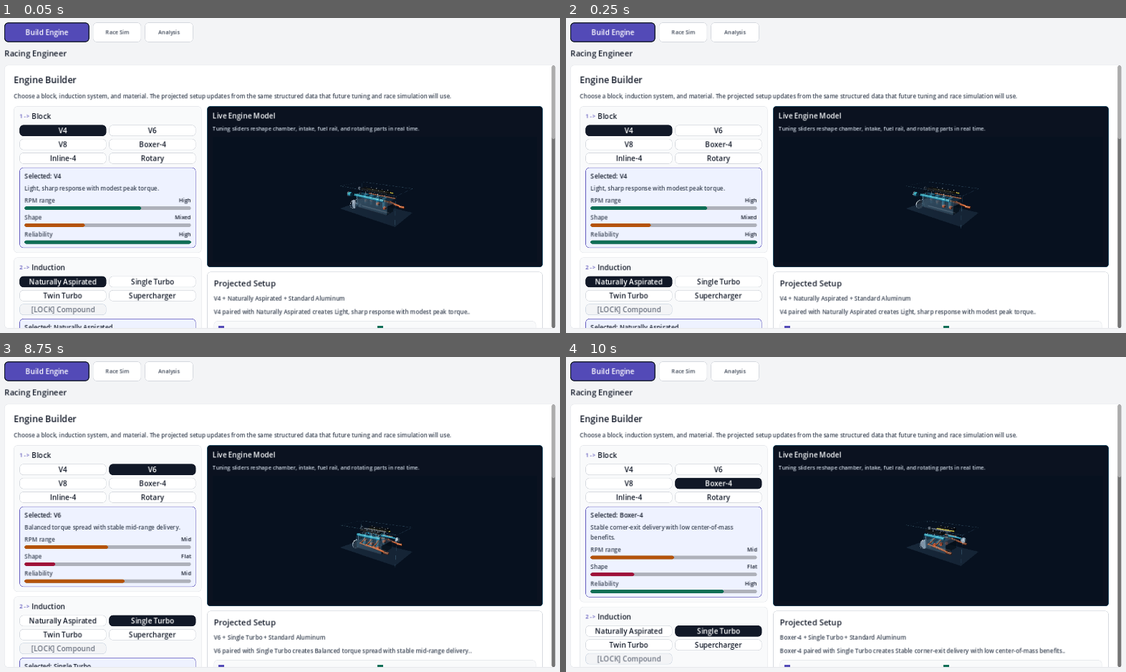
Above: before the commit, frames 1-4 (two rows, left to right).
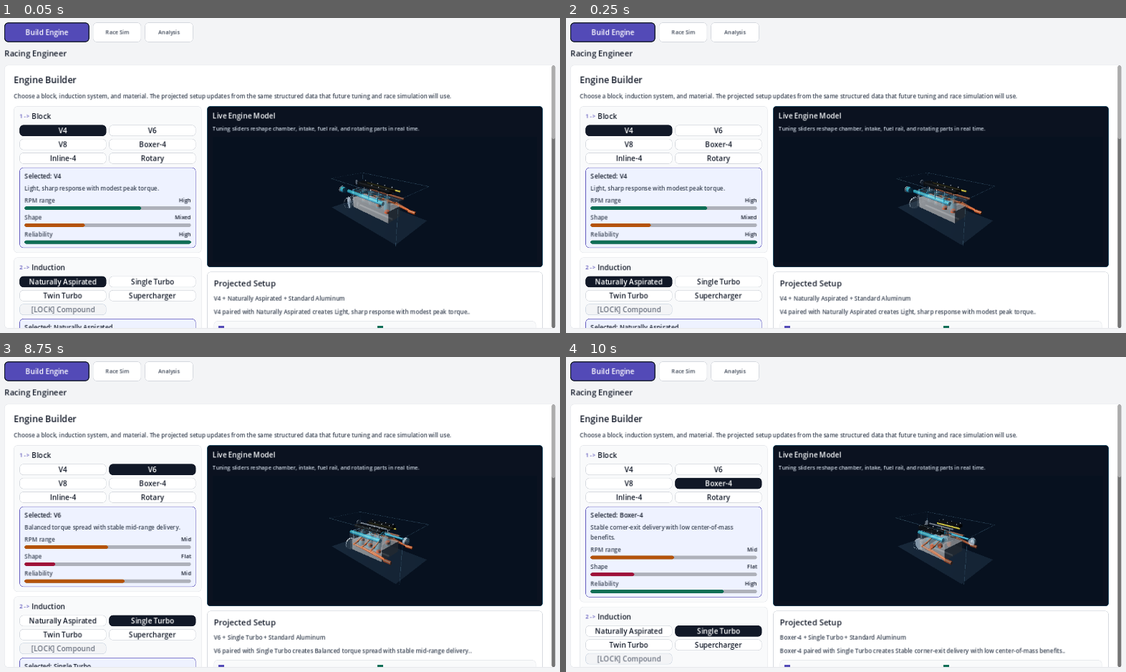
Above: after the commit, the same moments.

Repository: k15974973/racing-engineer
Game: Godot game, scene res://scenes/Main.tscn
Two runs of this game, one before a commit and one after it. Both use one fixed random seed, a clock stepped at 60 frames per second and the inputs below.
Inputs:
- Up to frame 1 (0.05 s): no input
- Up to frame 2 (0.25 s): no input
- Up to frame 3 (8.75 s): click "Single Turbo" at 0.5 s; click "Single Turbo" at 1.25 s; click "Build Engine" at 2 s; click "Race Sim" at 2.75 s; click "Analysis" at 3.5 s; click "Go To Race Sim" at 4.25 s; click "Power Ring" at 5 s; click "Run Race" at 5.75 s; click "Build Engine" at 6.5 s; click "V4" at 7.25 s; click "V6" at 8 s
- Up to frame 4 (10 s): click "V8" at 8.75 s; click "Boxer-4" at 9.5 s

The runs differ from the first frame. In frame 1, 0.9% of the frame differs, in the area x 59-77%, y 49-73%; in frame 2, 0.9%; in frame 3, 0.9%, in the area x 58-77%, y 49-72%; in frame 4, 0.8%.

Commit message:
Align engine visualizer with local UX spec

Diff:
--- a/scripts/ui/engine_visualizer_3d.gd
+++ b/scripts/ui/engine_visualizer_3d.gd
@@ -1,6 +1,7 @@
 extends PanelContainer
 
-const VIEWPORT_SIZE := Vector2i(720, 320)
+const VIEWPORT_SIZE := Vector2i(640, 320)
+const AUTO_ROTATE_DEG_PER_SEC := 6.0
 const CYLINDER_COLOR := Color(0.35, 0.78, 0.92, 0.34)
 const PISTON_COLOR := Color(1.0, 0.38, 0.18, 0.78)
 const FUEL_COLOR := Color(0.98, 0.84, 0.18, 0.78)
@@ -11,6 +12,9 @@
 const DARK_STEEL_COLOR := Color(0.18, 0.22, 0.28, 0.70)
 const COVER_COLOR := Color(0.04, 0.05, 0.06, 0.86)
 const RUBBER_COLOR := Color(0.02, 0.025, 0.03, 0.88)
+const ALUMINUM_COLOR := Color(0.72, 0.72, 0.72, 0.72)
+const TITANIUM_COLOR := Color(0.43, 0.49, 0.56, 0.78)
+const CERAMIC_COLOR := Color(0.94, 0.92, 0.90, 0.78)
 
 var _setup: Dictionary = {}
 var _visual_state: Dictionary = {}
@@ -49,7 +53,7 @@
 func _process(delta: float) -> void:
 	_time += delta
 	if _engine_root != null:
-		_engine_root.rotation_degrees.y = sin(_time * 0.35) * 5.0
+		_engine_root.rotation_degrees.y = fmod(_engine_root.rotation_degrees.y + delta * AUTO_ROTATE_DEG_PER_SEC, 360.0)
 
 	for index in _pistons.size():
 		var piston := _pistons[index]
@@ -119,11 +123,11 @@
 	_scene_root.add_child(environment)
 
 	var camera := Camera3D.new()
-	camera.position = Vector3(5.7, 3.4, 7.6)
-	camera.fov = 50.0
+	camera.position = Vector3(5.0, 3.2, 5.0)
+	camera.fov = 48.0
 	camera.current = true
 	_scene_root.add_child(camera)
-	camera.look_at(Vector3(0.0, 0.45, 0.0), Vector3.UP)
+	camera.look_at(Vector3(0.0, 0.40, 0.0), Vector3.UP)
 
 	var key_light := DirectionalLight3D.new()
 	key_light.rotation_degrees = Vector3(-46.0, -34.0, 0.0)
@@ -173,12 +177,14 @@
 	var fuel_scale := clampf(1.0 + fuel_map * 0.035, 0.68, 1.36)
 	var spark_shift := ignition_timing * 0.025
 	var material_mass_scale := clampf(float(material.get("mass_mult", 1.0)), 0.72, 1.14)
+	var material_id := str(material.get("id", ""))
+	var material_color := _material_color(material_id)
 	var forced := induction_id != "na"
 
 	if block_id == "rotary":
-		_build_rotary(chamber_scale, intake_scale, fuel_scale, forced)
+		_build_rotary(chamber_scale, intake_scale, fuel_scale, forced, material_color)
 	else:
-		_build_piston_engine(block_id, cylinder_count, chamber_scale, intake_scale, fuel_scale, material_mass_scale, spark_shift)
+		_build_piston_engine(block_id, cylinder_count, chamber_scale, intake_scale, fuel_scale, material_mass_scale, spark_shift, material_color)
 
 	_build_induction(induction_id, intake_scale, forced)
 	_build_blueprint_frame()
@@ -187,7 +193,8 @@
 		"valid": true,
 		"block_id": block_id,
 		"induction_id": induction_id,
-		"material_id": str(material.get("id", "")),
+		"material_id": material_id,
+		"material_color": material_color.to_html(false),
 		"cylinder_count": cylinder_count,
 		"piston_nodes": _pistons.size(),
 		"chamber_scale": snappedf(chamber_scale, 0.001),
@@ -195,10 +202,12 @@
 		"fuel_scale": snappedf(fuel_scale, 0.001),
 		"spark_shift": snappedf(spark_shift, 0.001),
 		"has_forced_induction": forced,
-		"visual_nodes": _engine_root.get_child_count()
+		"visual_nodes": _engine_root.get_child_count(),
+		"auto_rotate_deg_per_sec": AUTO_ROTATE_DEG_PER_SEC,
+		"viewport_size": "%sx%s" % [VIEWPORT_SIZE.x, VIEWPORT_SIZE.y]
 	}
 
-func _build_piston_engine(block_id: String, cylinder_count: int, chamber_scale: float, intake_scale: float, fuel_scale: float, material_mass_scale: float, spark_shift: float) -> void:
+func _build_piston_engine(block_id: String, cylinder_count: int, chamber_scale: float, intake_scale: float, fuel_scale: float, material_mass_scale: float, spark_shift: float, material_color: Color) -> void:
 	var banks := 1
 	if block_id == "v6" or block_id == "v8" or block_id == "boxer_4":
 		banks = 2
@@ -208,8 +217,8 @@
 	var block_width := maxf(1.8, float(cylinders_per_bank) * spacing + 0.35)
 	var block_depth := 0.92 if banks == 1 else 1.45
 	var block_height := 0.62 * chamber_scale
-	_engine_root.add_child(_box("engine_block", Vector3(0.0, -0.03, 0.0), Vector3(block_width, block_height, block_depth) * material_mass_scale, DARK_STEEL_COLOR))
-	_engine_root.add_child(_box("transparent_outline", Vector3(0.0, 0.18, 0.0), Vector3(block_width + 0.18, 0.88 * chamber_scale, block_depth + 0.15), Color(0.38, 0.78, 0.95, 0.14)))
+	_engine_root.add_child(_box("engine_block", Vector3(0.0, -0.03, 0.0), Vector3(block_width, block_height, block_depth) * material_mass_scale, material_color))
+	_engine_root.add_child(_box("transparent_outline", Vector3(0.0, 0.18, 0.0), Vector3(block_width + 0.18, 0.88 * chamber_scale, block_depth + 0.15), _with_alpha(material_color, 0.16)))
 	_build_valve_covers(block_id, banks, cylinders_per_bank, block_width, block_depth, chamber_scale)
 
 	var built := 0
@@ -270,8 +279,8 @@
 	var cam_pulley := _cylinder("cam_pulley", Vector3(front_x, 1.08 * chamber_scale, 0.0), 0.13, 0.07, STEEL_COLOR, Vector3(90.0, 0.0, 0.0))
 	_engine_root.add_child(cam_pulley)
 	_spinners.append(cam_pulley)
-	_engine_root.add_child(_box("belt_run_left", Vector3(front_x, 0.35, -0.14), Vector3(0.025, 1.32 * chamber_scale, 0.025), Color(0.05, 0.07, 0.09, 0.74)))
-	_engine_root.add_child(_box("belt_run_right", Vector3(front_x, 0.35, 0.14), Vector3(0.025, 1.32 * chamber_scale, 0.025), Color(0.05, 0.07, 0.09, 0.74)))
+	_engine_root.add_child(_box("belt_run_left", Vector3(front_x, 0.35, -0.14), Vector3(0.025, 1.32 * chamber_scale, 0.025), RUBBER_COLOR))
+	_engine_root.add_child(_box("belt_run_right", Vector3(front_x, 0.35, 0.14), Vector3(0.025, 1.32 * chamber_scale, 0.025), RUBBER_COLOR))
 	_build_front_cover_detail(front_x, chamber_scale, block_depth)
 
 func _build_valve_covers(block_id: String, banks: int, cylinders_per_bank: int, block_width: float, block_depth: float, chamber_scale: float) -> void:
@@ -342,8 +351,8 @@
 		tooth.rotation_degrees.x = rad_to_deg(angle)
 		_engine_root.add_child(tooth)
 
-func _build_rotary(chamber_scale: float, intake_scale: float, fuel_scale: float, forced: bool) -> void:
-	_engine_root.add_child(_box("rotary_housing", Vector3(0.0, 0.05, 0.0), Vector3(1.9 * chamber_scale, 0.78 * chamber_scale, 1.0), DARK_STEEL_COLOR))
+func _build_rotary(chamber_scale: float, intake_scale: float, fuel_scale: float, forced: bool, material_color: Color) -> void:
+	_engine_root.add_child(_box("rotary_housing", Vector3(0.0, 0.05, 0.0), Vector3(1.9 * chamber_scale, 0.78 * chamber_scale, 1.0), material_color))
 	for i in 2:
 		var x := -0.45 if i == 0 else 0.45
 		var rotor := _cylinder("rotor_%s" % i, Vector3(x, 0.16, 0.0), 0.31 * chamber_scale, 0.22, Color(1.0, 0.48, 0.18, 0.72), Vector3(90.0, 0.0, 0.0), 3)
@@ -484,11 +493,23 @@
 	instance.material_override = _material(color)
 	return instance
 
+func _material_color(material_id: String) -> Color:
+	match material_id:
+		"titanium":
+			return TITANIUM_COLOR
+		"ceramic":
+			return CERAMIC_COLOR
+		_:
+			return ALUMINUM_COLOR
+
+func _with_alpha(color: Color, alpha: float) -> Color:
+	return Color(color.r, color.g, color.b, alpha)
+
 func _material(color: Color) -> StandardMaterial3D:
 	var material := StandardMaterial3D.new()
 	material.albedo_color = color
 	material.transparency = BaseMaterial3D.TRANSPARENCY_ALPHA
-	material.metallic = 0.15
+	material.metallic = 0.0 if color.r > 0.9 and color.g > 0.88 and color.b > 0.86 else 0.15
 	material.roughness = 0.38
 	material.emission_enabled = true
 	material.emission = Color(color.r, color.g, color.b, 1.0)
--- a/tests/phase_4_engine_visualizer_smoke.gd
+++ b/tests/phase_4_engine_visualizer_smoke.gd
@@ -33,6 +33,12 @@
 		return
 	if bool(base_state.get("has_forced_induction", true)):
 		_fail("NA visual should not report forced induction.")
+		return
+	if str(base_state.get("viewport_size", "")) != "640x320":
+		_fail("Engine visualizer viewport should stay 640x320.")
+		return
+	if not is_equal_approx(float(base_state.get("auto_rotate_deg_per_sec", 0.0)), 6.0):
+		_fail("Engine visualizer should auto-rotate at 6 degrees per second.")
 		return
 
 	var tuned: Dictionary = game_data.calculate_engine_setup("inline_4", "single_turbo", "aluminum", {
@@ -77,6 +83,21 @@
 	if int(v8_state.get("visual_nodes", 0)) < 140:
 		_fail("V8 visual should keep the detailed model pass. Nodes=%s" % int(v8_state.get("visual_nodes", 0)))
 		return
+	if str(v8_state.get("material_color", "")) == str(base_state.get("material_color", "")):
+		_fail("Titanium visual should use a different material tint than Aluminum.")
+		return
+
+	var ceramic: Dictionary = game_data.calculate_engine_setup("v8", "na", "ceramic", {
+		"compression": 10.5,
+		"boost": 0.0,
+		"fuel_map": 0.0
+	})
+	_visualizer.set_setup(ceramic)
+	await process_frame
+	var ceramic_state: Dictionary = _visualizer.get_visual_state()
+	if str(ceramic_state.get("material_color", "")) == str(v8_state.get("material_color", "")):
+		_fail("Ceramic visual should use a different material tint than Titanium.")
+		return
 
 	print("PHASE_4_ENGINE_VISUALIZER_OK base_intake=%s tuned_intake=%s chamber=%s fuel=%s v8_nodes=%s" % [
 		base_state.get("intake_scale", 0.0),
Not shown, changed: docs/local_visualizer_pass.md
